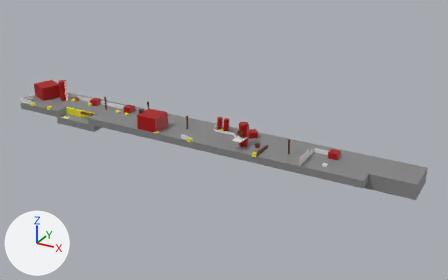
What one commit did to the glTF model assets/map_farm.gltf.
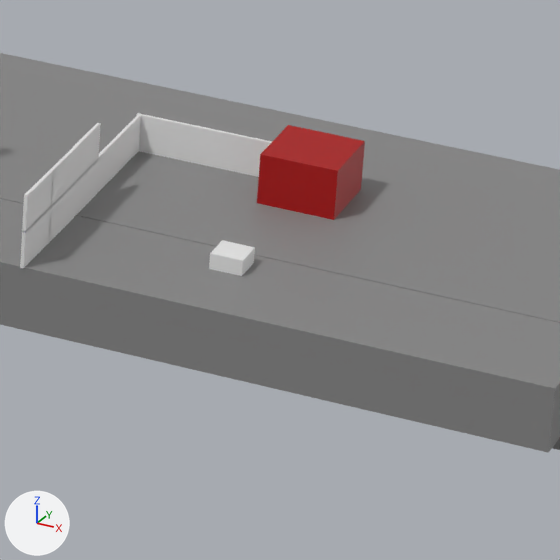
The first picture shows the older version from a 50 mm lens placed at (138.7, -129.7, 66.3), pointed at (63.9, 6.1, -1.6). The close-ups show both versions on the part from 66% to 81% of the width and 48% to 72% of the height of that picture; other places that the commit changed are outside them. Every picture has the same lights, and +X, +Y and +Z are marked at lower left. Where no turn or scale is listed for an object, it has been applied to the vertices.

The first close-up shows 'Barn.004', 'Exit', 'Fence.040', 'Fence.041', 'Fence.042', 'Fence.044', 'Fence.047', 'Fence.049', 'Fence.050', 'Ground.003', 'Ground.007', 'obstacle_fence.003', 'obstacle_fence.004'.
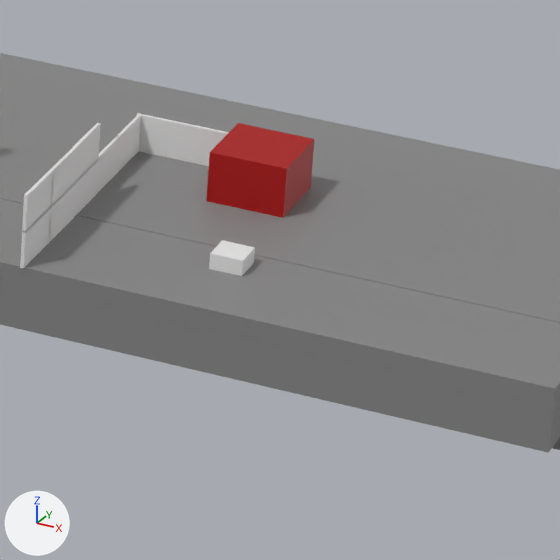
Boxes (x1, y1, x2, y2) around the edits, measured in the close-ups (560 x 560 px):
'Barn.004', moved
    before: (257, 125, 365, 220)
    after: (206, 123, 314, 218)
'Fence.042', deleted
    before: (261, 140, 272, 153)
'Fence.041', unchanged, covered by the edit
    before: (196, 126, 263, 177)
    after: (196, 126, 229, 166)

The edits, one by one:
Object 'Barn.004' (ob_barn_004) moves from (95.37, 5.59, 0.5) to (94.0, 5.0, 0.5).
Object 'Fence.042' (ob_fence_042) is deleted.
